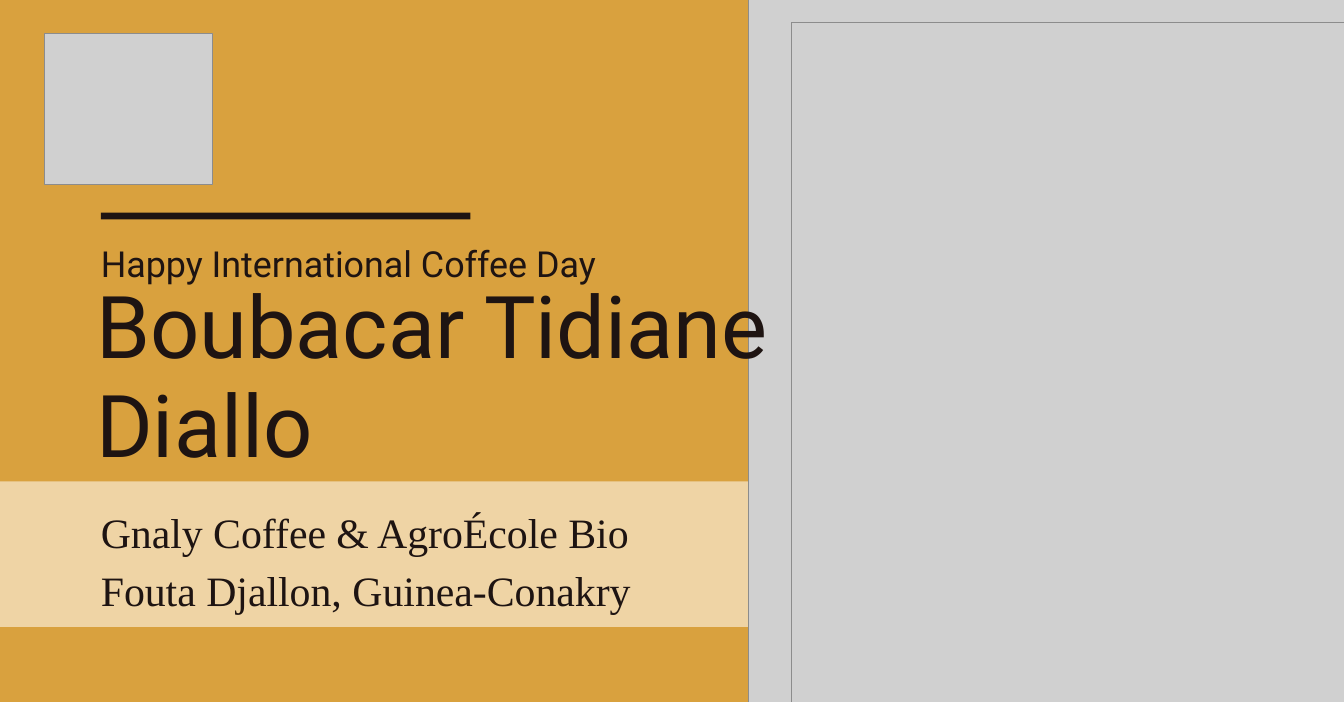
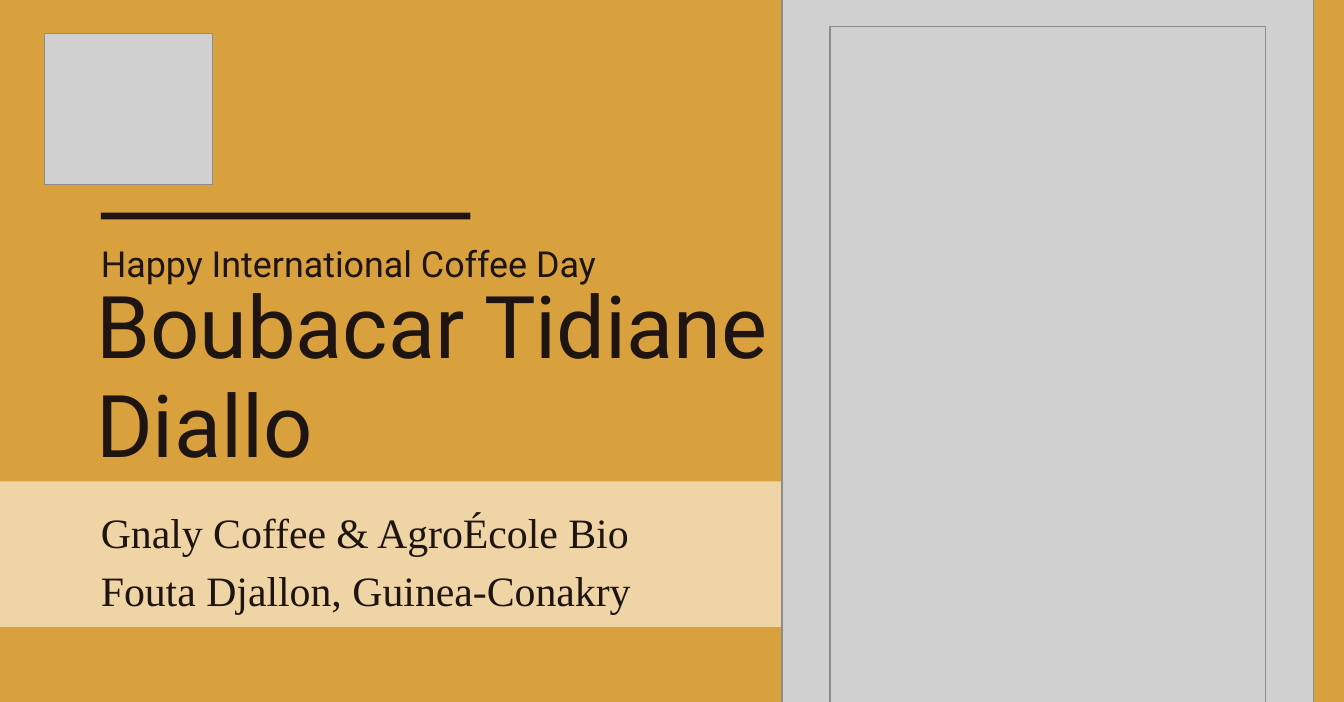
Before and after one commit to linneamoritznyc/SFW-SocialMedia, a slide deck: slide 1 of templates/posts/october/01-10-2026-thu-li-boubacar-option-e-gold-roots.pptx. Drawn at 1344x702 pixels with LibreOffice and Linux fonts; fonts in the diff are those of the drawing; grey boxes stand for pictures; background and template pictures are left out. Boxes give left, top, right and bottom in pixels: in the first picture for what was removed or moved away, otherwise in the second. Text is boxed around its words. In the diff, an @@ line names an element or a change of style, - is before the commit and + after.

```diff
--- a/templates/posts/october/01-10-2026-thu-li-boubacar-option-e-gold-roots.pptx
+++ b/templates/posts/october/01-10-2026-thu-li-boubacar-option-e-gold-roots.pptx
@@ picture: place and size @@
-picture at <box>748,0,1344,702</box>
+picture at <box>782,0,1313,702</box>
@@ picture: place and size @@
-picture at <box>791,23,1344,702</box>
+picture at <box>830,27,1266,702</box>
```
Also in this commit, not shown: 12 other files.
